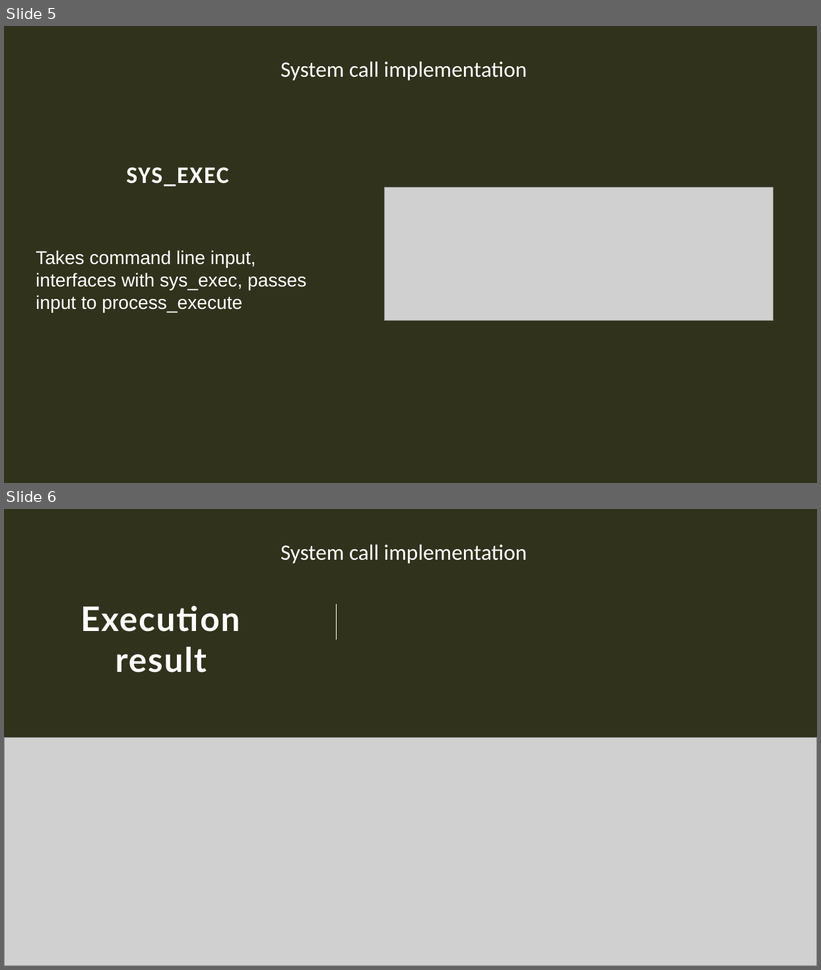
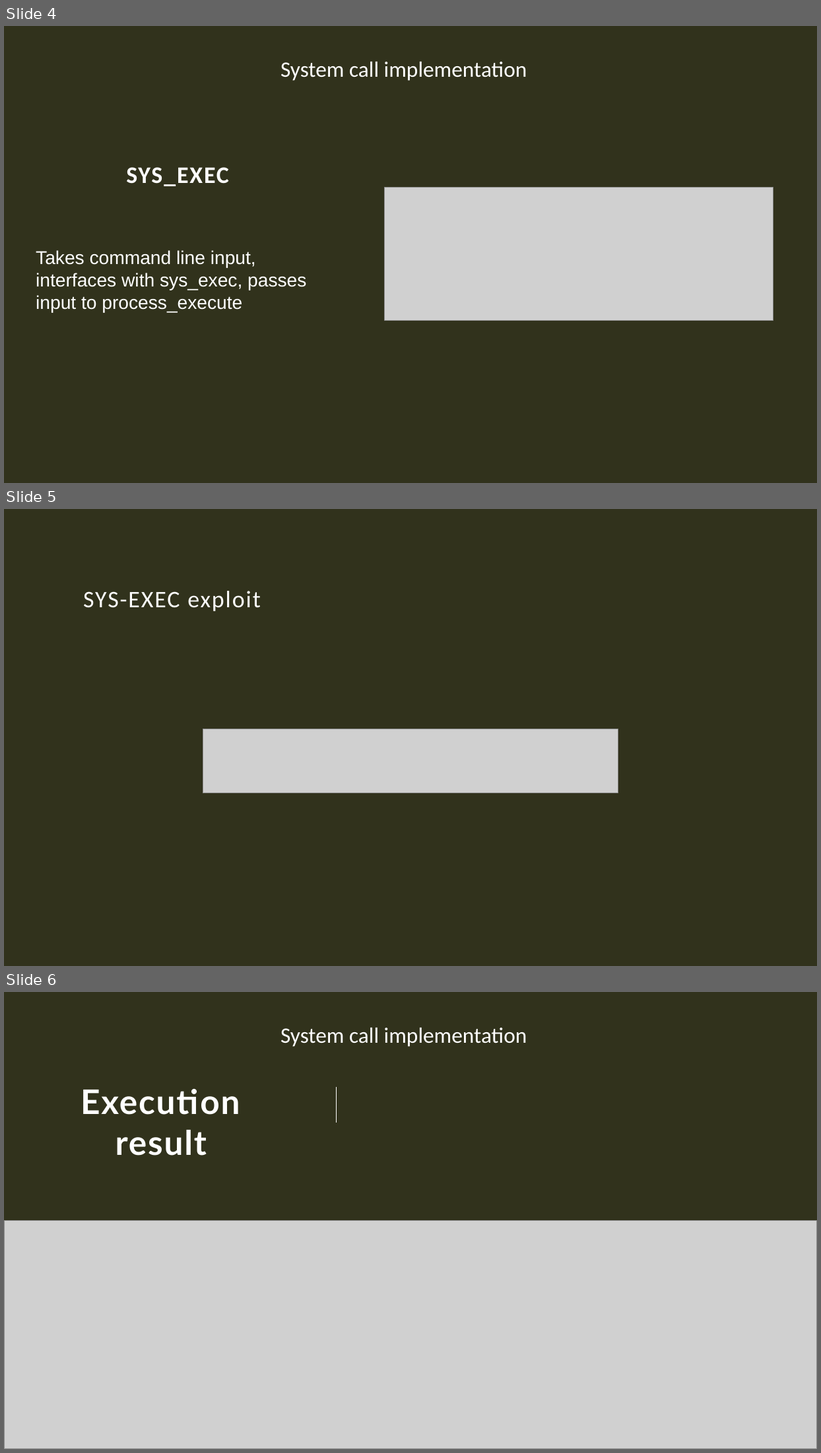
Before and after one commit to Bitna0403/pintos, a slide deck: pintos_ppt.pptx. Shown one above the other, each under a label of ours: slides 5 and 6 before the commit, slides 4, 5 and 6 after it. The pictures are 821x970 and 821x1453 pixels, drawn with LibreOffice and Linux fonts; fonts in the diff are those of the drawing; grey boxes stand for pictures. Boxes give left, top, right and bottom in pixels: in the first picture for what was removed or moved away, otherwise in the second. Text is boxed around its words. In the diff, an @@ line names an element or a change of style, - is before the commit and + after.

```diff
--- a/pintos_ppt.pptx
+++ b/pintos_ppt.pptx
@@ slide 5 added at (4,509,817,966), background #31321C @@
@@ title added at (83,591,260,611), 28 pt, text #FFFFFF @@
+SYS-EXEC exploit
@@ picture added at (203,729,618,793) @@
@@ what was slide 5 is now slide 4 @@
```
Also in this commit, not shown: 2 slides changed, 1 slide removed.
